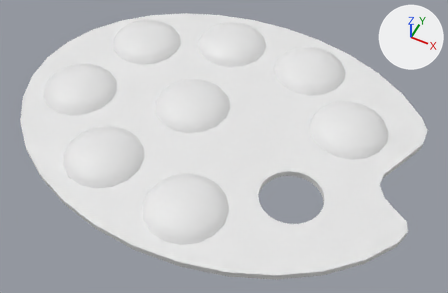
One commit to the FBX model FunkyVirtualParty_Unity/Assets/Models/3DPaint/PaintPalette.fbx: the scene before it, then after it.
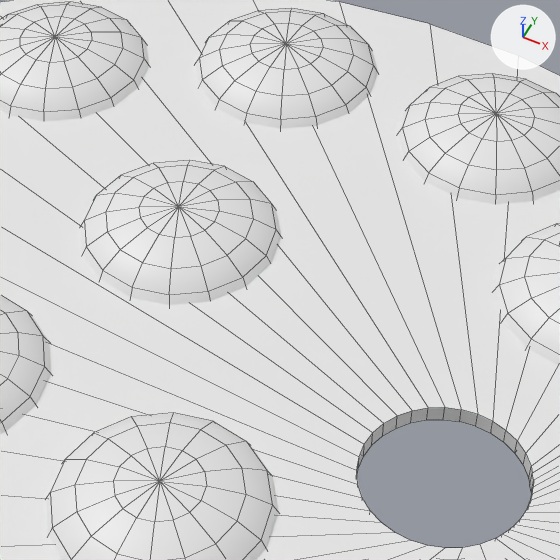
Old and new are each drawn whole from a 50 mm camera at (0.223, -0.44, 0.508) aimed at (0.013, -0.019, -0.017) and again close up on the part from 28% to 75% of the width and 6% to 78% of the height. Lighting does not change. The marker at upper right points along +X, +Y and +Z. The close-ups show mesh edges as thin lines. Where no turn or scale is listed for an object, it has been applied to the vertices.

The first close-up shows 'PaintPalette', 'PaintPalette.001', 'PaintPalette.002', 'PaintPalette.004', 'PaintPalette.005', 'PaintPalette.006', 'PaintPalette.007', 'PaintPalette.008'.
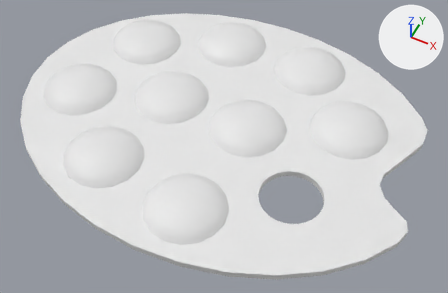
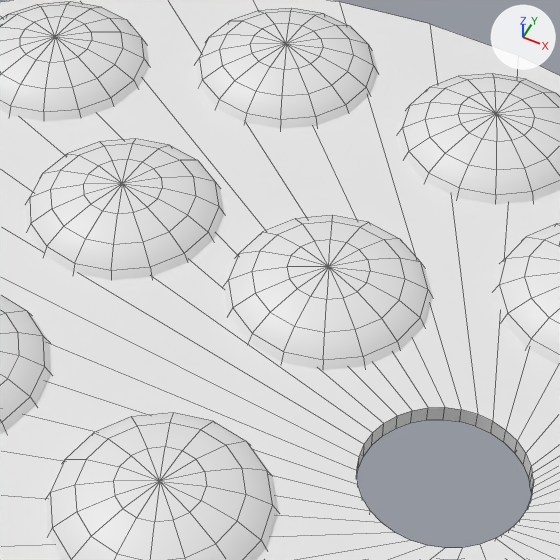
Where the change shows, as pixel boxes [x1, y1, x2, y2] in the close-ups (560 x 560 px):
'PaintPalette.008', mesh moved
    before: [80, 160, 281, 305]
    after: [26, 139, 224, 280]
'PaintPalette.009', added
    after: [224, 216, 432, 370]

Diff of the bpy script that builds the scene:
```diff
--- a/FunkyVirtualParty_Unity/Assets/Models/3DPaint/PaintPalette.fbx.py
+++ b/FunkyVirtualParty_Unity/Assets/Models/3DPaint/PaintPalette.fbx.py
@@ me_paintpalette_008 @@
 me_paintpalette_008.from_pydata(...)  # 65 vertices, 64 faces; spans x -0.0854..0.0048, y -0.04..0.0501, z 0.0..0.0174
 # used by ob_paintpalette_008; location = (0.0, 0.0, 0.0)
+# me_paintpalette_008 part 1: the whole mesh is moved by (-0.0286, 0.0016, 0.0)
@@ me_paintpalette_009 @@
+me_paintpalette_009.from_pydata(...)  # 65 vertices, 64 faces; spans x -0.0132..0.077, y -0.0439..0.0463, z 0.0..0.0174
@@ ob_paintpalette_009 @@
+ob_paintpalette_009 = bpy.data.objects.new('PaintPalette.009', me_paintpalette_009)
+ob_paintpalette_009.location = (0.0, 0.0, 0.0)
```
